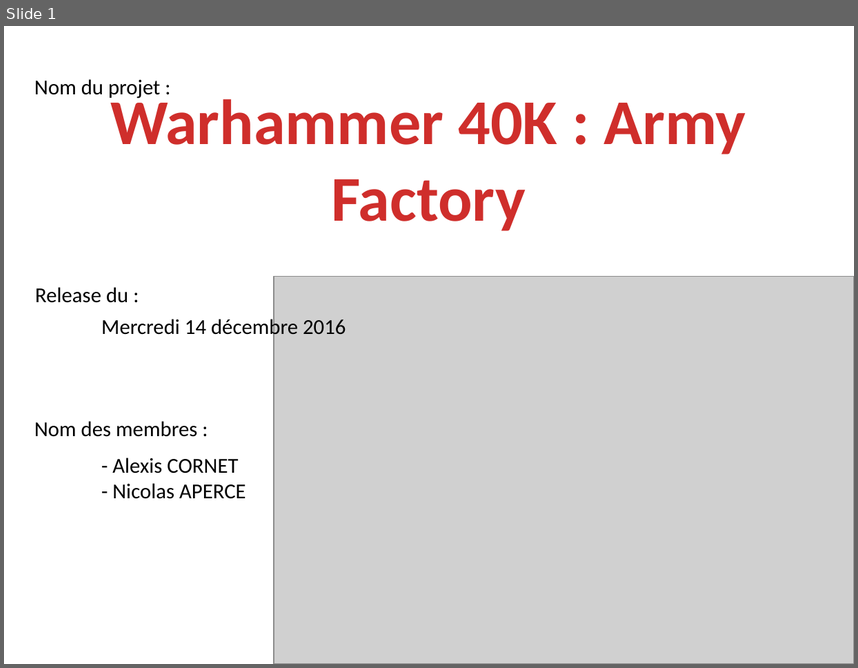
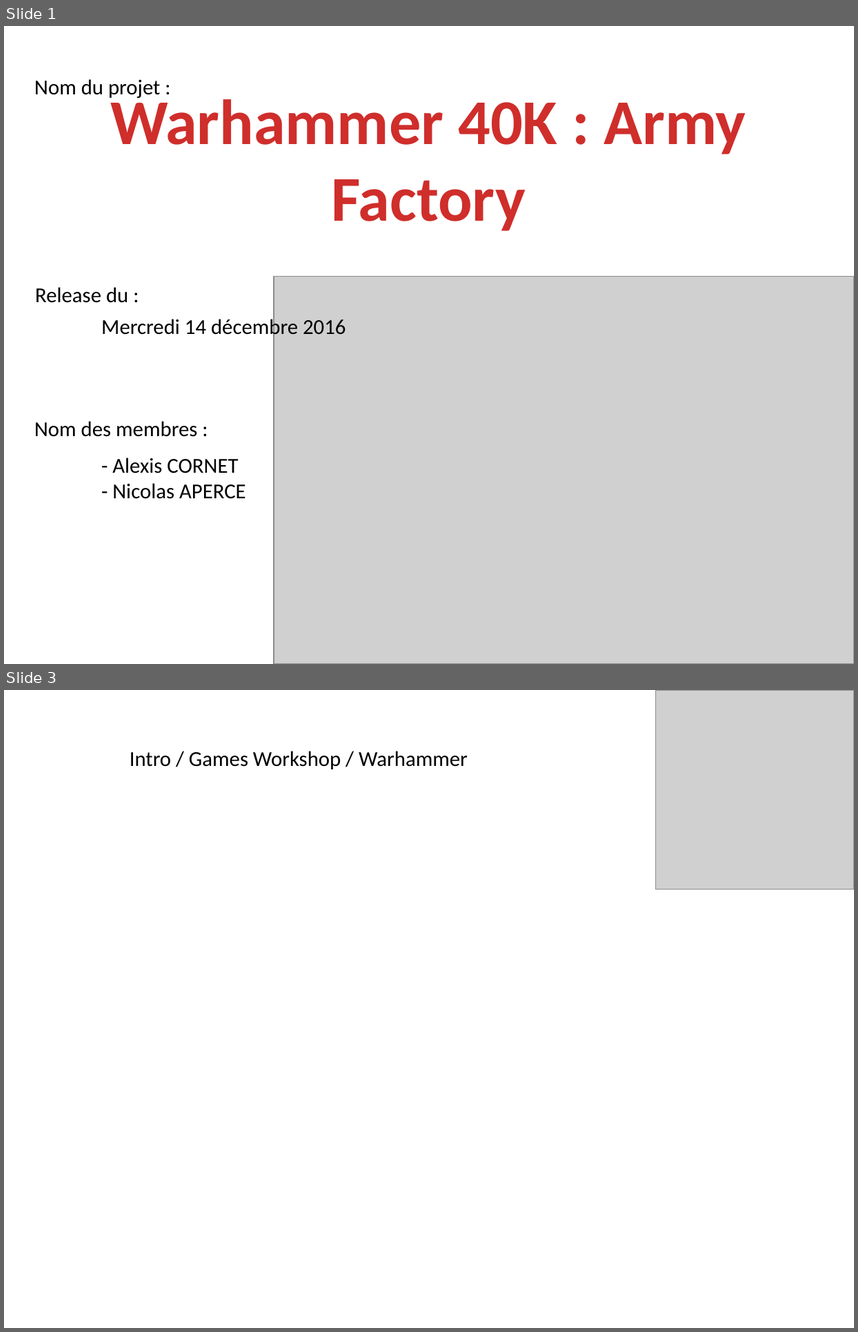
Before and after one commit to Nicaps/army-factory, a slide deck: Documents/14 décembre 2016/Pres.pptx. Shown one above the other, each under a label of ours: slide 1 before the commit, slides 1 and 3 after it; the slides between them are not shown. The pictures are 858x668 and 858x1332 pixels, drawn with LibreOffice and Linux fonts; fonts in the diff are those of the drawing; grey boxes stand for pictures. Boxes give left, top, right and bottom in pixels: in the first picture for what was removed or moved away, otherwise in the second. Text is boxed around its words. In the diff, an @@ line names an element or a change of style, - is before the commit and + after.

```diff
--- a/Documents/14 décembre 2016/Pres.pptx
+++ b/Documents/14 décembre 2016/Pres.pptx
@@ slide 3 added at [4,690,854,1328], background #FFFFFF @@
@@ picture added at [656,690,854,889] @@
@@ text added at [130,751,468,769], 18 pt, text #000000 @@
+Intro / Games Workshop / Warhammer
```
Also in this commit, not shown: 3 other slides added, 1 slide removed, 1 other file.
